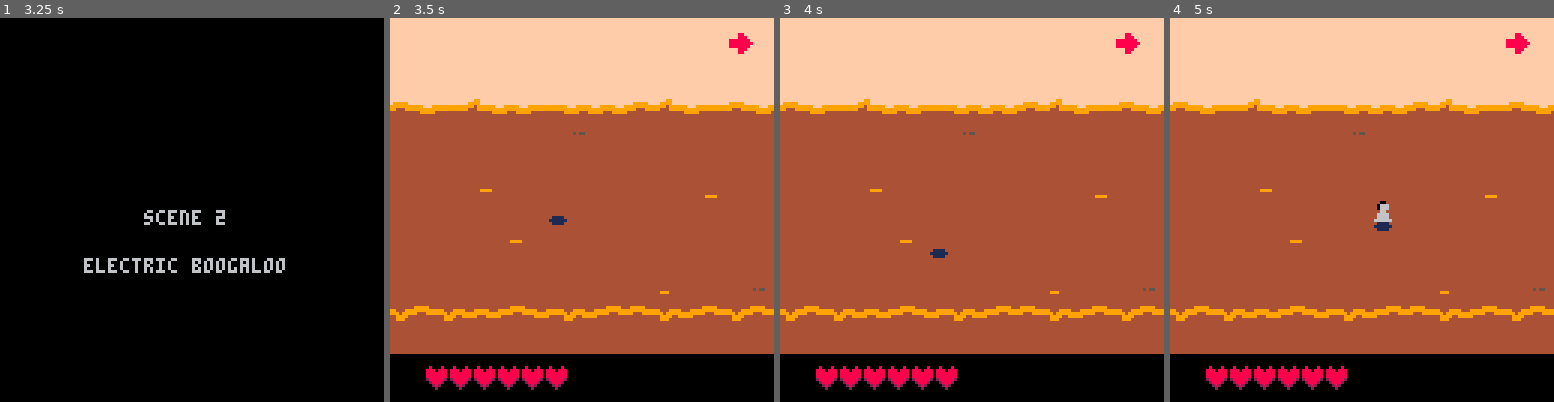
Above: before the commit, frames 1-4 (left to right).
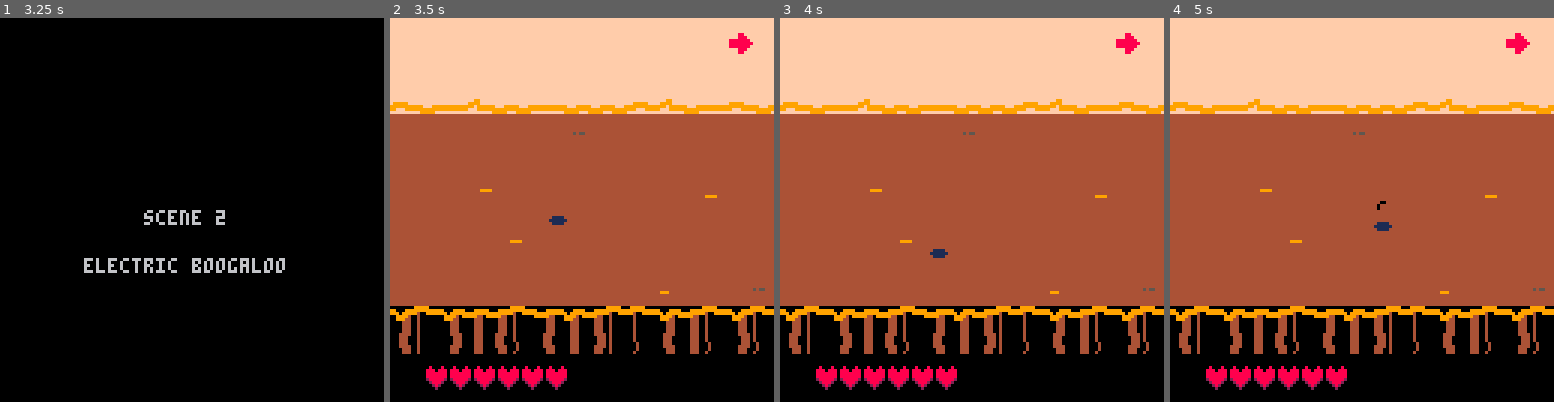
Above: after the commit, the same moments.

Repository: akbiggs/Scuffle
Game: PICO-8 cartridge scuffle.p8
Same seed, same stepped clock (60 frames per second), same inputs: the game is played once before the commit and once after it.
Inputs:
- Up to frame 1 (3.25 s): tap X (X key) at 0.33, 1.07, 1.85, 2.97 s; tap O (Z key) at 0.7, 1.7, 2.1, 2.5, 2.9 s; hold Right 1.6-2.1 s; hold Up 2.15-2.42 s; hold Right 2.47-3.03 s; hold Left from 3.08 s (still down)
- Up to frame 2 (3.5 s): keep holding Left; tap O (Z key) at 3.3 s
- Up to frame 3 (4 s): release Left at 3.58 s; hold Down 3.63-3.97 s; tap O (Z key) at 3.7 s
- Up to frame 4 (5 s): hold Right 4.02-4.68 s; tap X (X key) at 4.08 s; tap O (Z key) at 4.1, 4.5, 4.9 s; hold Up from 4.73 s (still down)

Frame 1 is identical in both runs. In frame 2, 8.5% of the frame differs, in the area x 0-100%, y 22-88%; in frame 3, 8.5%; in frame 4, 8.6%.

Commit message:
Update spike drawing and timing code

Diff:
--- a/scuffle.p8
+++ b/scuffle.p8
@@ -1217,8 +1217,8 @@
 -- i use the frame where the
 -- spikes are out as the frame
 -- to create the bullet
-spike.damaging_sprid = 16
-spike.damaging_time = 20
+spike.damaging_sprid = 22
+spike.damaging_time = 180
 
 -- offset is a timing offset
 -- that you can use to make
@@ -1232,12 +1232,9 @@
 
   self.pos = pos
 
-  self.anim = anim_chain({
-    anim(20, 20, false, 100),
-    anim(18, 18, false, 40),
-    anim(16, 16, false,
-         spike.damaging_time),
-  }, --[[is_loop=]]true)
+  self.anim = anim(
+    21, 22, true,
+    spike.damaging_time)
 
   -- offset spike timing by
   -- pushing the animation
@@ -1281,8 +1278,11 @@
 end
 
 function spike:draw()
-  spr(self.anim.sprid,
-      self.pos.x, self.pos.y)
+  palt(0)
+  palt(14, true)
+  self.anim:draw(self.pos)
+  palt(14)
+  palt(0, true)
 end
 
 -- enemy waves
